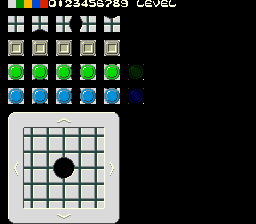
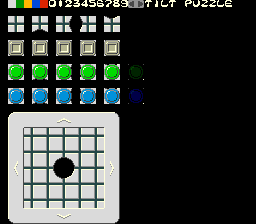
Before/after of a 256×224 layered artwork. What changed in the layer stack:
painted on "Background" over [left=128, top=0, right=232, bottom=8]
